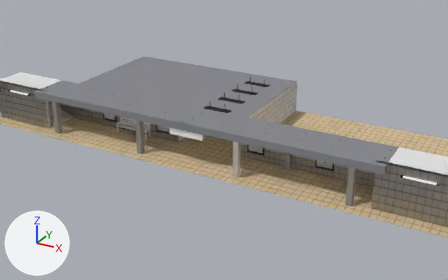
An edit to the Blender file 01-Models/station-01.blend, drawn before and after from the same camera.
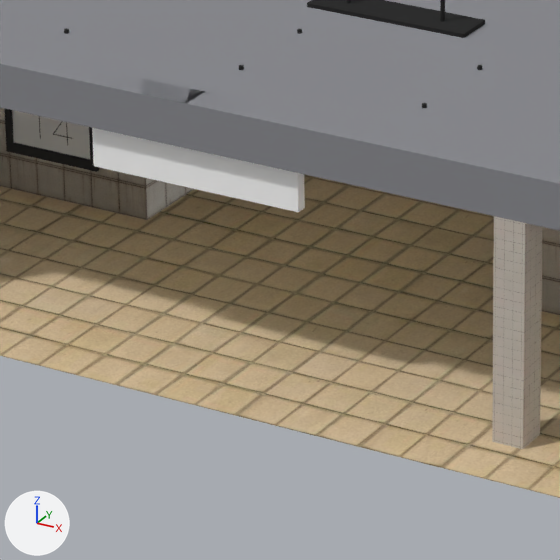
Each version appears first from a camera (50 mm lens) standing at (20.19, -28.56, 14.55) and looking at (5.81, -2.42, 1.48), and next in a close-up on the part from 35% to 54% of the width and 38% to 70% of the height. The lights are fixed; the arrows at lower left show +X, +Y and +Z.

The first close-up shows 'Boden', 'Dach-2', 'Dach-3', 'Lampe-12', 'Pfosten-4', 'Pfosten-oben-1', 'Schillerstrasse', 'Wand-1', 'Wand-3', 'Wand-4', 'Werbetafel-3', 'Werbetafel-3-Bild'.
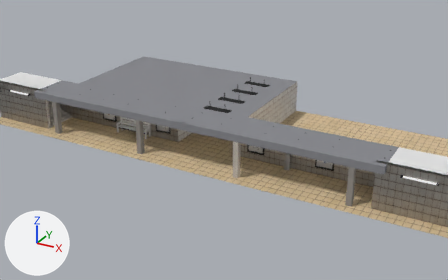
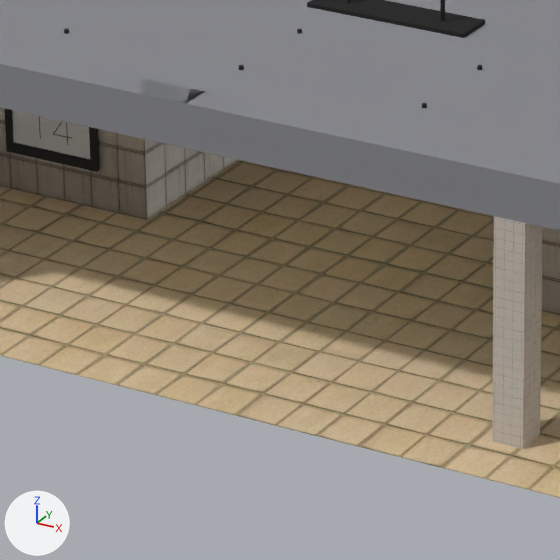
Changed parts and their boxes [x1, y1, x2, y2] in the close-ups (560 x 560 px):
```json
{"object": "Schillerstrasse", "change": "deleted", "before": [92, 128, 305, 212]}
{"object": "Wand-4", "change": "unchanged, uncovered by the edit", "before": [146, 178, 194, 220], "after": [144, 139, 238, 220]}
```

The change, as JSON lines over the scene's bpy script:
```json
{"op": "remove", "block": "ob_schillerstrasse", "code": ["ob_schillerstrasse = bpy.data.objects.new('Schillerstrasse', None)", "ob_schillerstrasse.location = (4.0, -3.25, 1.8)", "ob_schillerstrasse.show_instancer_for_render = False", "ob_schillerstrasse.instance_type = 'COLLECTION'", "ob_schillerstrasse.instance_collection = col_station_01_name"]}
{"op": "remove", "block": "ob_rahmen_001", "code": ["ob_rahmen_001 = bpy.data.objects.new('Rahmen.001', me_cube_002)", "ob_rahmen_001.location = (0.0, 0.0, 0.0)", "ob_rahmen_001.scale = (1.0, 0.05, 0.2)"]}
```
